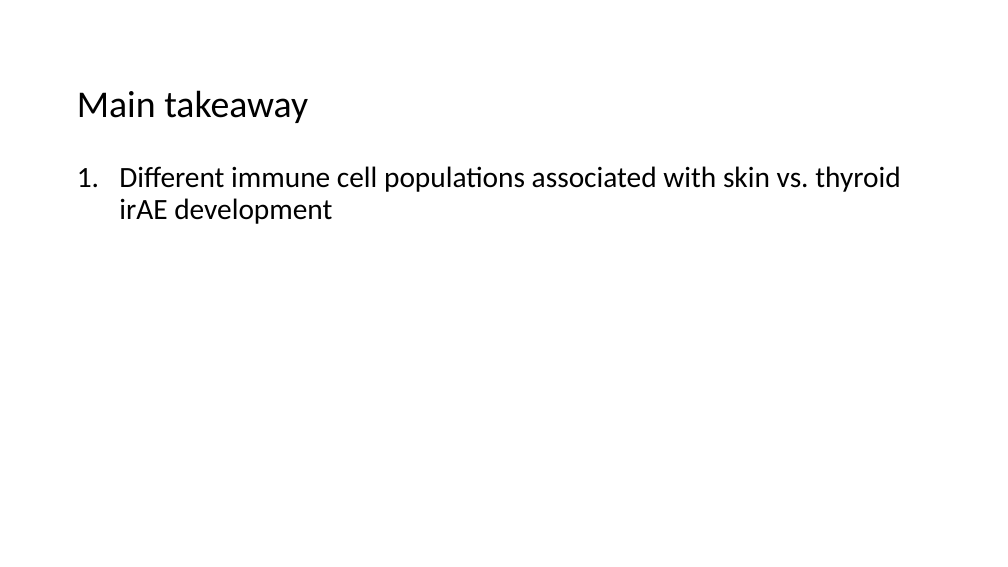
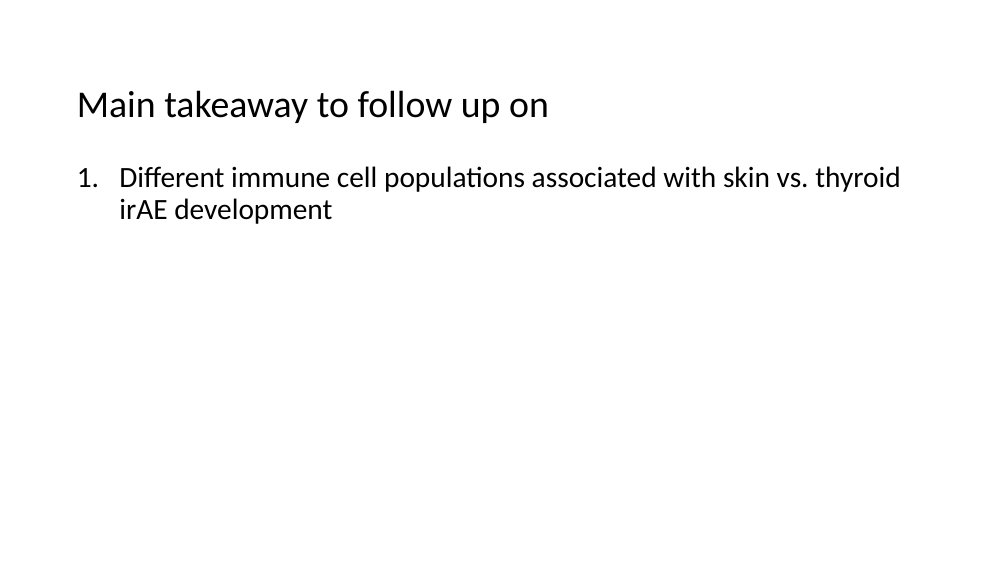
Before and after one commit to tybottorff/bottorffdocs, a slide deck: slide 7 of presentations/weekly_meetings/2025_3_20.pptx. Drawn at 1008x567 pixels with LibreOffice and Linux fonts; fonts in the diff are those of the drawing. Boxes give left, top, right and bottom in pixels: in the first picture for what was removed or moved away, otherwise in the second. Text is boxed around its words. In the diff, an @@ line names an element or a change of style, - is before the commit and + after.

```diff
--- a/presentations/weekly_meetings/2025_3_20.pptx
+++ b/presentations/weekly_meetings/2025_3_20.pptx
@@ title at bbox=[77, 90, 549, 123]: text changed @@
-Main takeaway
+Main takeaway to follow up on
```
Also in this commit, not shown: 1 other slide changed.
